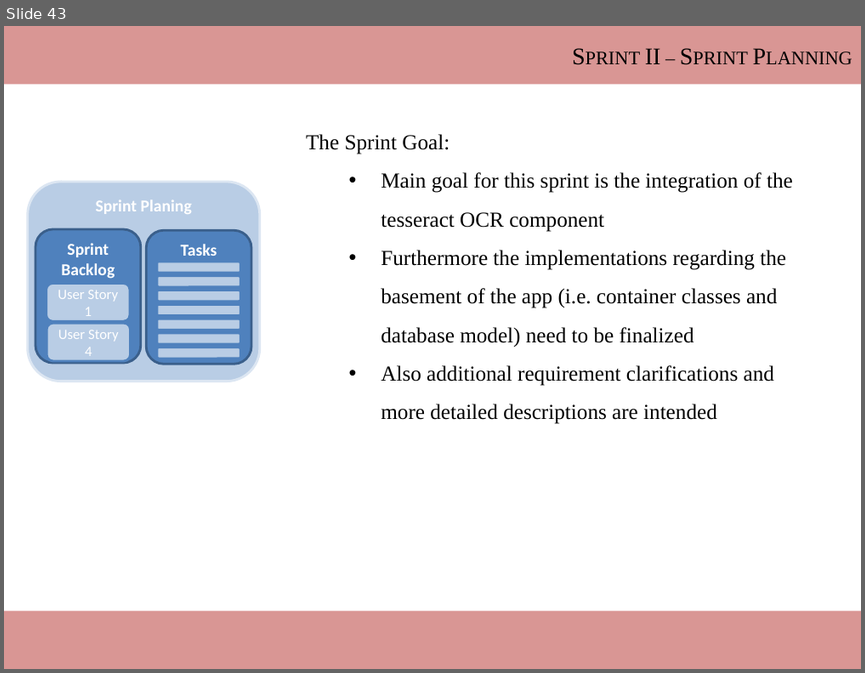
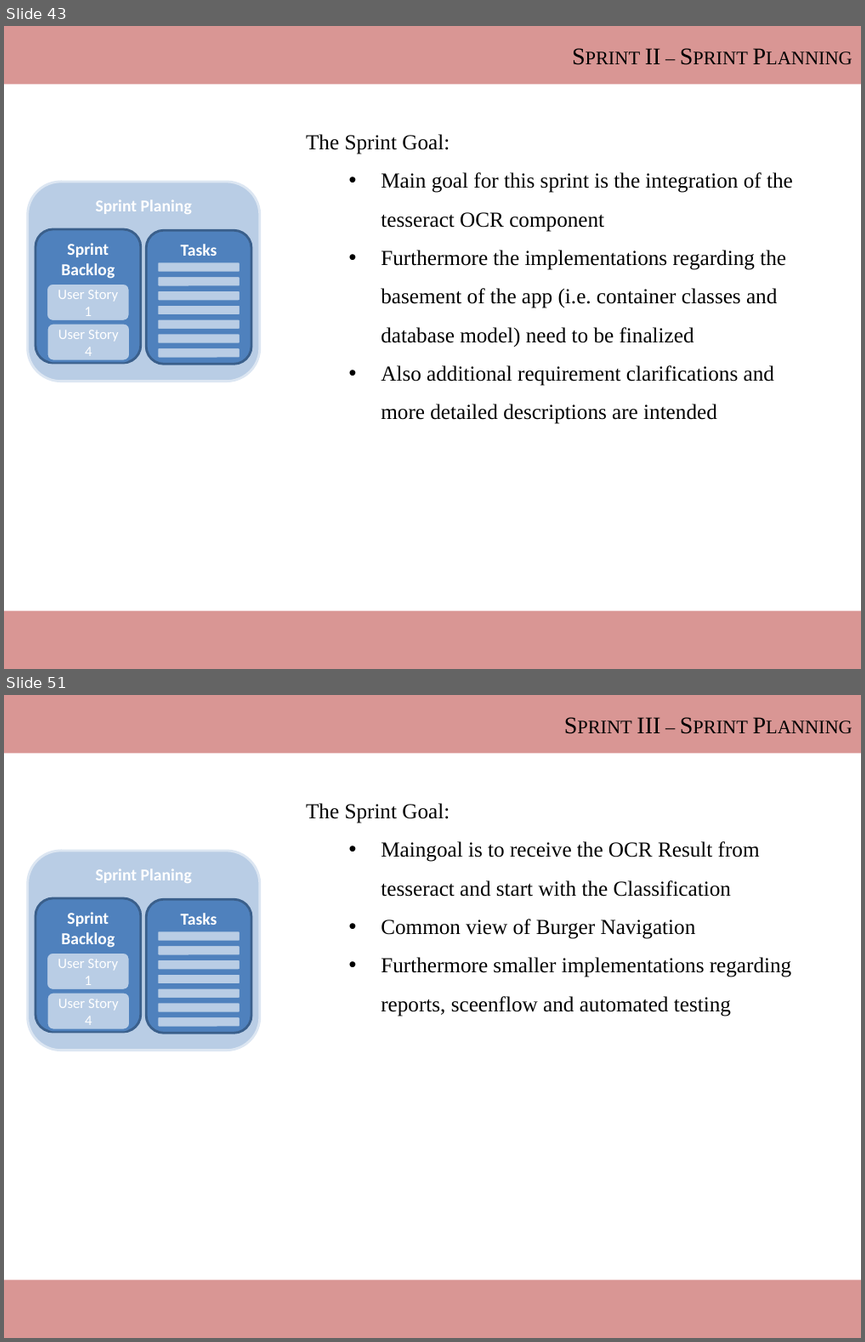
Before and after one commit to ThomasRoehl/ShopAdmin, a slide deck: Dokumentation/ShopAdmin_slidecollection.pptx. Shown one above the other, each under a label of ours: slide 43 before the commit, slides 43 and 51 after it; the slides between them are not shown. The pictures are 865x673 and 865x1342 pixels, drawn with LibreOffice and Linux fonts; fonts in the diff are those of the drawing. Boxes give left, top, right and bottom in pixels: in the first picture for what was removed or moved away, otherwise in the second. Text is boxed around its words. In the diff, an @@ line names an element or a change of style, - is before the commit and + after.

```diff
--- a/Dokumentation/ShopAdmin_slidecollection.pptx
+++ b/Dokumentation/ShopAdmin_slidecollection.pptx
@@ slide 51 added at [4, 695, 861, 1338], background #FFFFFF @@
@@ rectangle added at [4, 695, 861, 754], fill #D99694, 20 pt, text #000000, small capitals @@
+Sprint III – Sprint Planning
@@ text added at [306, 803, 791, 1016], 18 pt, text #000000 @@
+The Sprint Goal:
+  • Maingoal is to receive the OCR Result from tesseract and start with the Classification
+  • Common view of Burger Navigation
+  • Furthermore smaller implementations regarding reports, sceenflow and automated testing
@@ rounded rectangle added at [28, 851, 260, 1050], fill #B9CDE5, outline #DCE6F2 2 pt, 14 pt, text #FFFFFF, bold @@
+Sprint Planing
@@ rounded rectangle added at [35, 898, 141, 1032], fill #4F81BD, outline #3A5F8C 2 pt, 14 pt, text #FFFFFF, bold @@
+Sprint Backlog
@@ rounded rectangle added at [46, 952, 130, 990], fill #B9CDE5, outline #4F81BD 2 pt, 12 pt, text #FFFFFF @@
+User Story 1
@@ rounded rectangle added at [46, 992, 131, 1029], fill #B9CDE5, outline #4F81BD 2 pt, 12 pt, text #FFFFFF @@
+User Story 4
@@ group added at [146, 899, 251, 1032]: 8 rounded rectangles @@
+Tasks
@@ rectangle added at [4, 1279, 861, 1338], fill #D99694 @@
```
Also in this commit, not shown: 7 slides changed, 7 other slides added, 4 other files.
